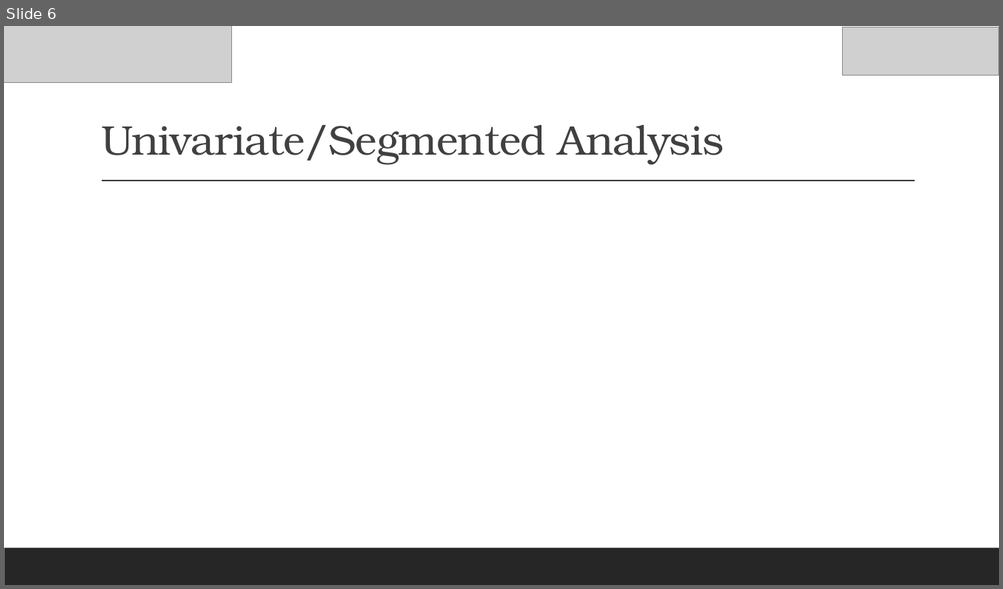
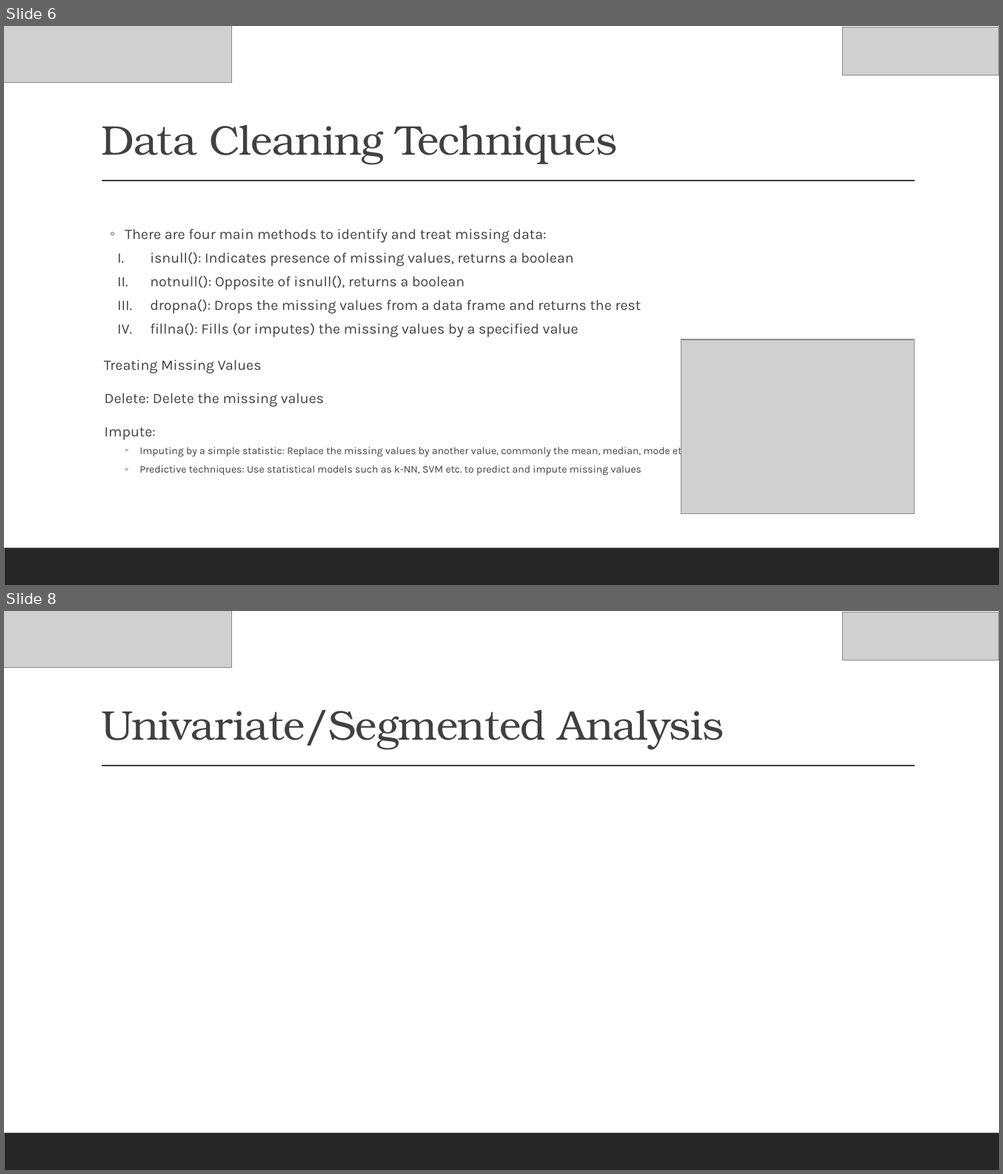
Before and after one commit to ShubhamMishra1102/LendingClubCaseStudy, a slide deck: Lending Club Case Study.pptx. Shown one above the other, each under a label of ours: slide 6 before the commit, slides 6 and 8 after it; the slides between them are not shown. The pictures are 1003x589 and 1003x1174 pixels, drawn with LibreOffice and Linux fonts; fonts in the diff are those of the drawing; grey boxes stand for pictures. Boxes give left, top, right and bottom in pixels: in the first picture for what was removed or moved away, otherwise in the second. Text is boxed around its words. In the diff, an @@ line names an element or a change of style, - is before the commit and + after.

Commit message:
Updated PPT and Ipynb files. Added Data analysis and cleaning code part

```diff
--- a/Lending Club Case Study.pptx
+++ b/Lending Club Case Study.pptx
@@ slide 6 added at (x1=4, y1=26, x2=999, y2=585), background #FFFFFF; not listed: 2 template elements that a slide beside it also shows @@
@@ picture added at (x1=4, y1=26, x2=232, y2=83) @@
@@ picture added at (x1=842, y1=27, x2=999, y2=76) @@
@@ title added at (x1=101, y1=125, x2=617, y2=164), 40 pt, text #404040 @@
+Data Cleaning Techniques
@@ text added at (x1=104, y1=229, x2=688, y2=476), 14 pt, text #404040 @@
+  ◦ There are four main methods to identify and treat missing data:
+  I. isnull(): Indicates presence of missing values, returns a boolean
+  II. notnull(): Opposite of isnull(), returns a boolean
+  III. dropna(): Drops the missing values from a data frame and returns the rest
+  IV. fillna(): Fills (or imputes) the missing values by a specified value
+Treating Missing Values
+  Delete: Delete the missing values
+  Impute:
+    ◦ Imputing by a simple statistic: Replace the missing values by another value, commonly the mean, median, mode etc.
+    ◦ Predictive techniques: Use statistical models such as k-NN, SVM etc. to predict and impute missing values
@@ picture added at (x1=680, y1=340, x2=913, y2=514) @@
@@ what was slide 6 is now slide 8 @@
```
Also in this commit, not shown: 1 slide changed, 1 other slide added, 1 other file.
